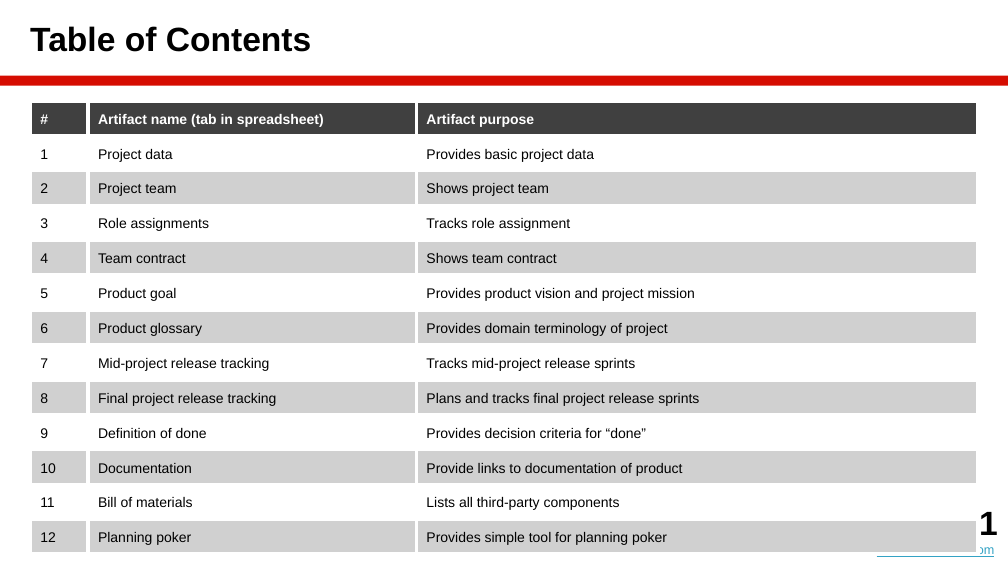
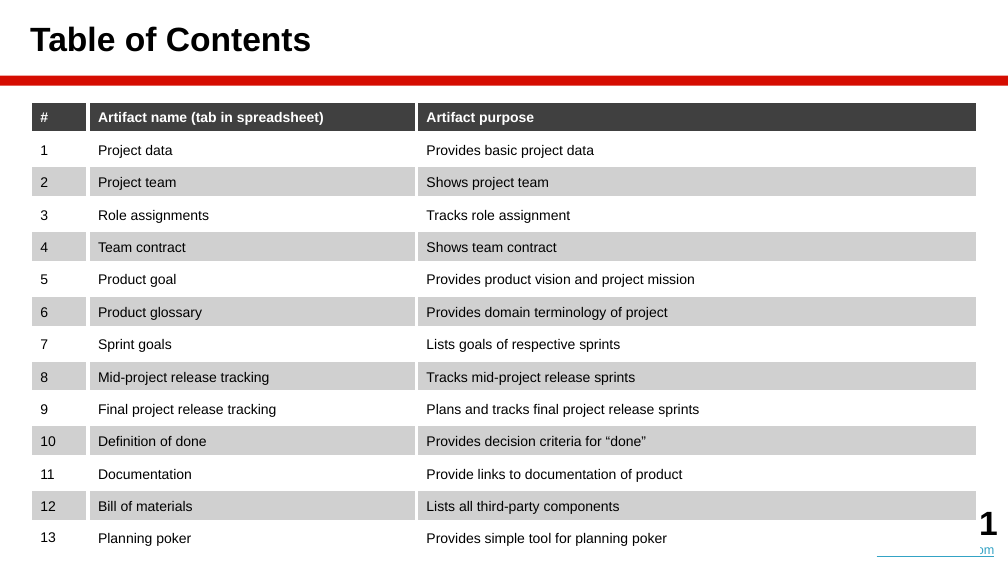
Before and after one commit to dirkriehle/amos-course, a slide deck: slide 21 of Lecture slides/AMOS B01 - Team and Tools.pptx. Drawn at 1008x567 pixels with LibreOffice and Linux fonts; fonts in the diff are those of the drawing. Boxes give left, top, right and bottom in pixels: in the first picture for what was removed or moved away, otherwise in the second. Text is boxed around its words. In the diff, an @@ line names an element or a change of style, - is before the commit and + after.

```diff
--- a/Lecture slides/AMOS B01 - Team and Tools.pptx
+++ b/Lecture slides/AMOS B01 - Team and Tools.pptx
@@ table at <box>30,101,978,550</box> @@
-row 8: 7 | Mid-project release tracking | Tracks mid-project release sprints
-row 9: 8 | Final project release tracking | Plans and tracks final project release sprints
-row 10: 9 | Definition of done | Provides decision criteria for “done”
-row 11: 10 | Documentation | Provide links to documentation of product
-row 12: 11 | Bill of materials | Lists all third-party components
-row 13: 12 | Planning poker | Provides simple tool for planning poker
+row 8: 7 | Sprint goals | Lists goals of respective sprints
+row 9: 8 | Mid-project release tracking | Tracks mid-project release sprints
+row 10: 9 | Final project release tracking | Plans and tracks final project release sprints
+row 11: 10 | Definition of done | Provides decision criteria for “done”
+row 12: 11 | Documentation | Provide links to documentation of product
+row 13: 12 | Bill of materials | Lists all third-party components
+row 14: 13 | Planning poker | Provides simple tool for planning poker
```
Also in this commit, not shown: 6 other slides changed, 5 other files.
